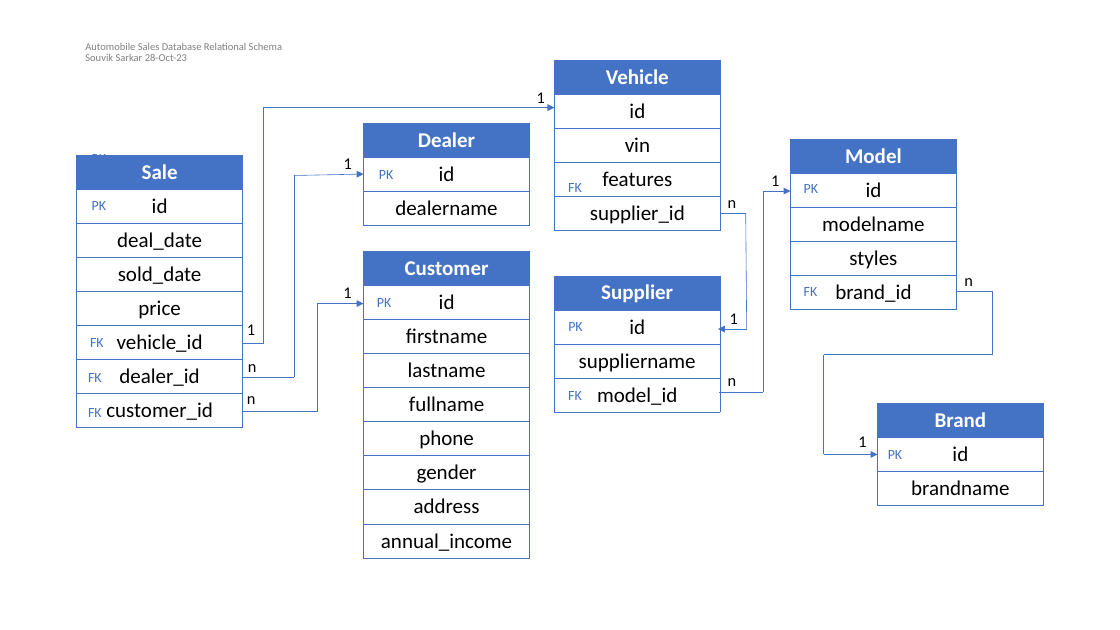
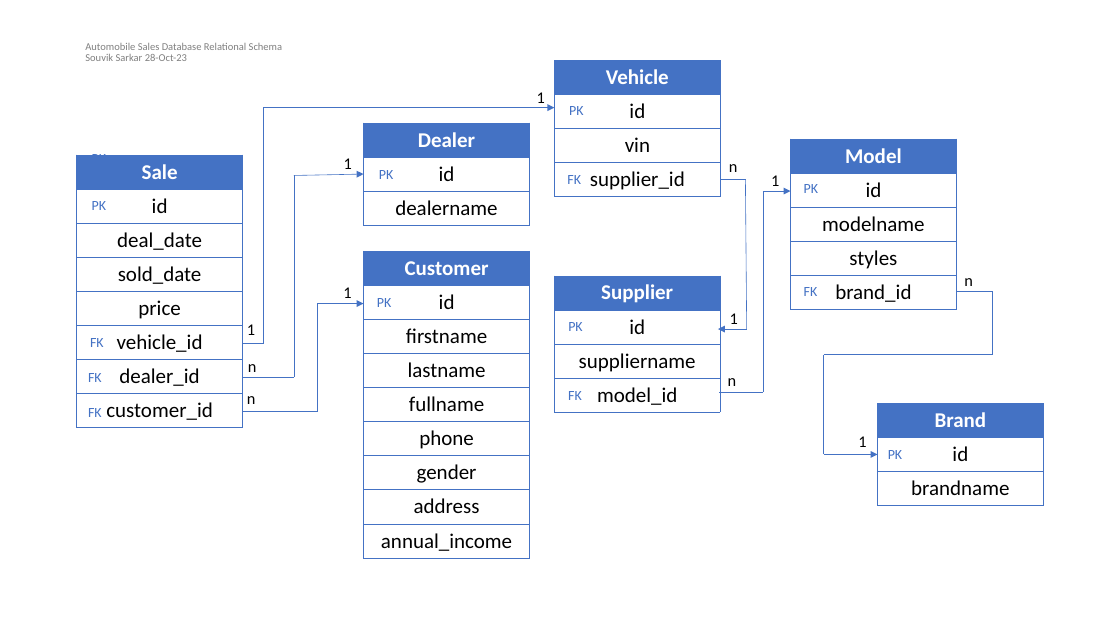
Before and after one commit to souviks22/automobile-sales, a slide deck: slide 1 of er/Relational Schema.pptx. Drawn at 1120x630 pixels with LibreOffice and Linux fonts; fonts in the diff are those of the drawing. Boxes give left, top, right and bottom in pixels: in the first picture for what was removed or moved away, otherwise in the second. Text is boxed around its words. In the diff, an @@ line names an element or a change of style, - is before the commit and + after.

Commit message:
Vehicle schema changed

```diff
--- a/er/Relational Schema.pptx
+++ b/er/Relational Schema.pptx
@@ table at [555, 60, 720, 196] @@
-row 4: features
@@ text added at [569, 106, 583, 115], 12 pt, text #4472C4 @@
+PK
@@ text "FK": place and size @@
-text "FK" at [568, 183, 582, 192]
+text "FK" at [567, 175, 581, 184]
@@ line moved from (720, 213) - (746, 213) to (720, 179) - (746, 179) @@
@@ text "n": place and size @@
-text "n" at [728, 200, 737, 208]
+text "n" at [729, 164, 738, 172]
@@ line moved from (746, 213) - (747, 329) to (745, 180) - (747, 329) @@
```
Also in this commit, not shown: 1 other file.
